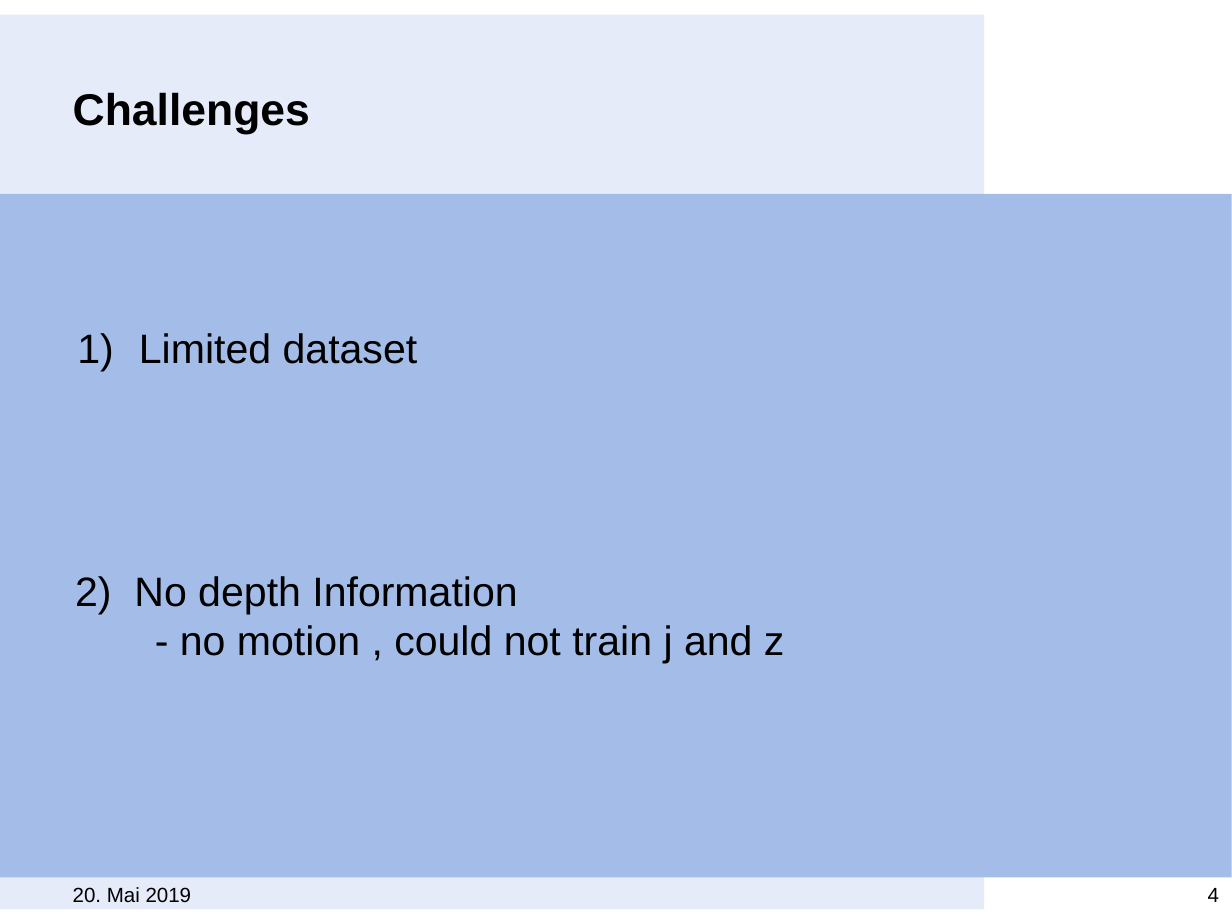
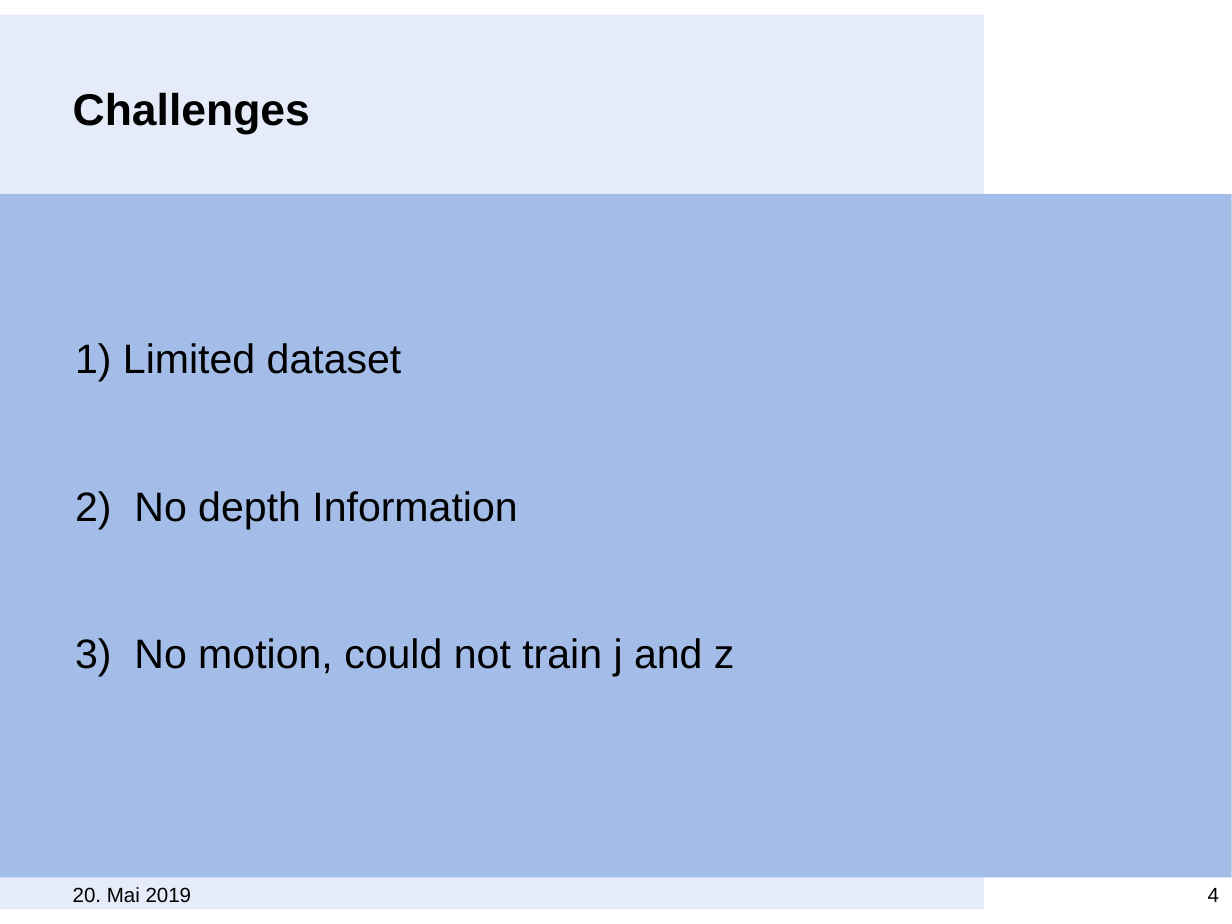
Before and after one commit to MeiLing90/ATML19_Group3A, a slide deck: slide 4 of ATML_presentation.pptx. Drawn at 1232x924 pixels with LibreOffice and Linux fonts; fonts in the diff are those of the drawing; background and template pictures are left out. Boxes give left, top, right and bottom in pixels: in the first picture for what was removed or moved away, otherwise in the second. Text is boxed around its words. In the diff, an @@ line names an element or a change of style, - is before the commit and + after.

```diff
--- a/ATML_presentation.pptx
+++ b/ATML_presentation.pptx
@@ text "1) Limited dataset": place and size @@
-text "1) Limited dataset" at <box>75,576,785,663</box>
+text "1) Limited dataset" at <box>75,343,735,677</box>
@@ text at <box>75,343,402,381</box>: paragraph added @@
+1) Limited dataset
@@ text removed at <box>139,333,418,364</box> @@
-1) Limited dataset
@@ text at <box>75,638,735,677</box>: text changed @@
-- no motion , could not train j and z
+3) No motion, could not train j and z
```
Also in this commit, not shown: 1 other slide changed.
